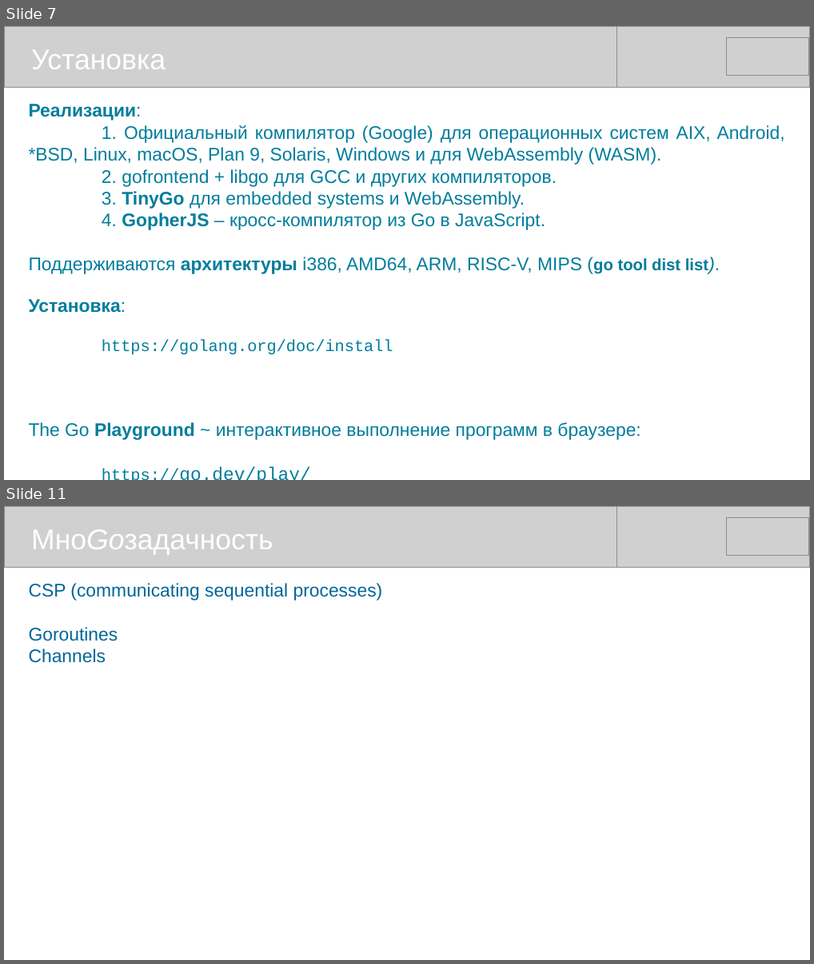
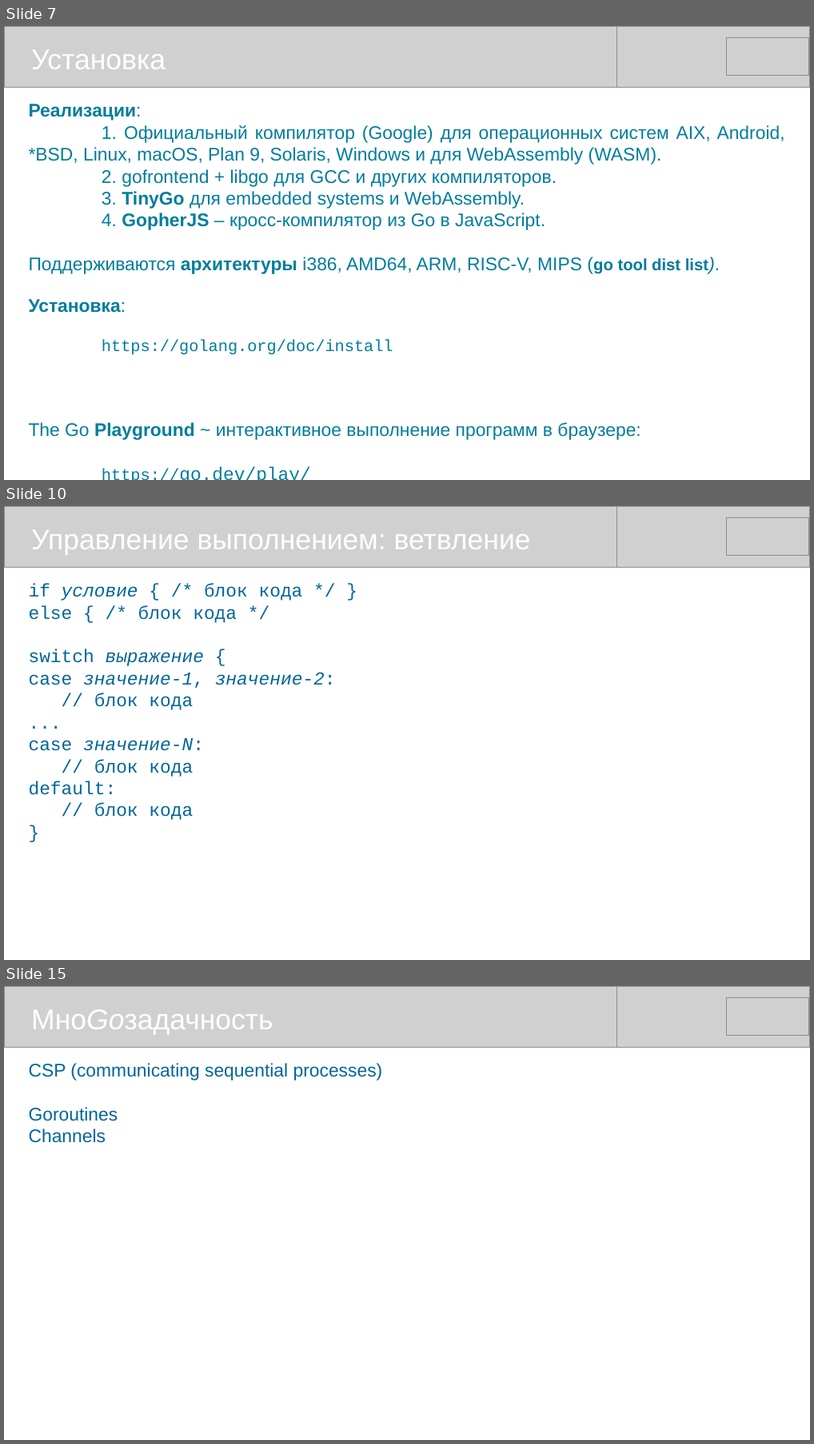
Before and after one commit to mike-shock/Go_language, a slide deck: Go_Intro.odp. Shown one above the other, each under a label of ours: slides 7 and 11 before the commit, slides 7, 10 and 15 after it; the slides between them are not shown. The pictures are 814x964 and 814x1444 pixels, drawn with LibreOffice and Linux fonts; fonts in the diff are those of the drawing; grey boxes stand for pictures. Boxes give left, top, right and bottom in pixels: in the first picture for what was removed or moved away, otherwise in the second. Text is boxed around its words. In the diff, an @@ line names an element or a change of style, - is before the commit and + after.

```diff
--- a/Go_Intro.odp
+++ b/Go_Intro.odp
@@ slide 10 added at [4,506,810,960], background #FFFFFF @@
@@ picture added at [4,506,618,567] @@
@@ picture added at [197,506,810,567] @@
@@ picture added at [727,518,810,556] @@
@@ text added at [31,530,531,555], 28 pt, text #FFFFFF @@
+Управление выполнением: ветвление
@@ text added at [29,584,336,820], 18 pt, text #006699 @@
+if условие { /* блок кода */ }
+else { /* блок кода */
+switch выражение {
+case значение-1, значение-2:
+// блок кода
+...
+case значение-N:
+// блок кода
+default:
+// блок кода
+}
@@ what was slide 11 is now slide 15 @@
```
Also in this commit, not shown: 6 slides changed, 3 other slides added.
